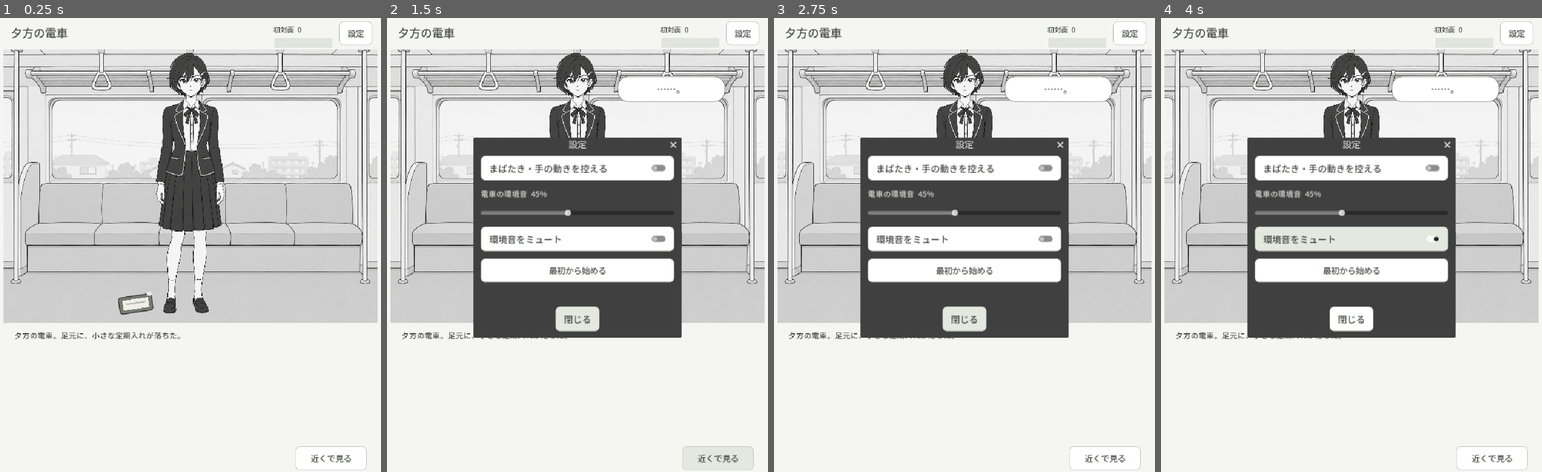
Above: before the commit, frames 1-4 (left to right).
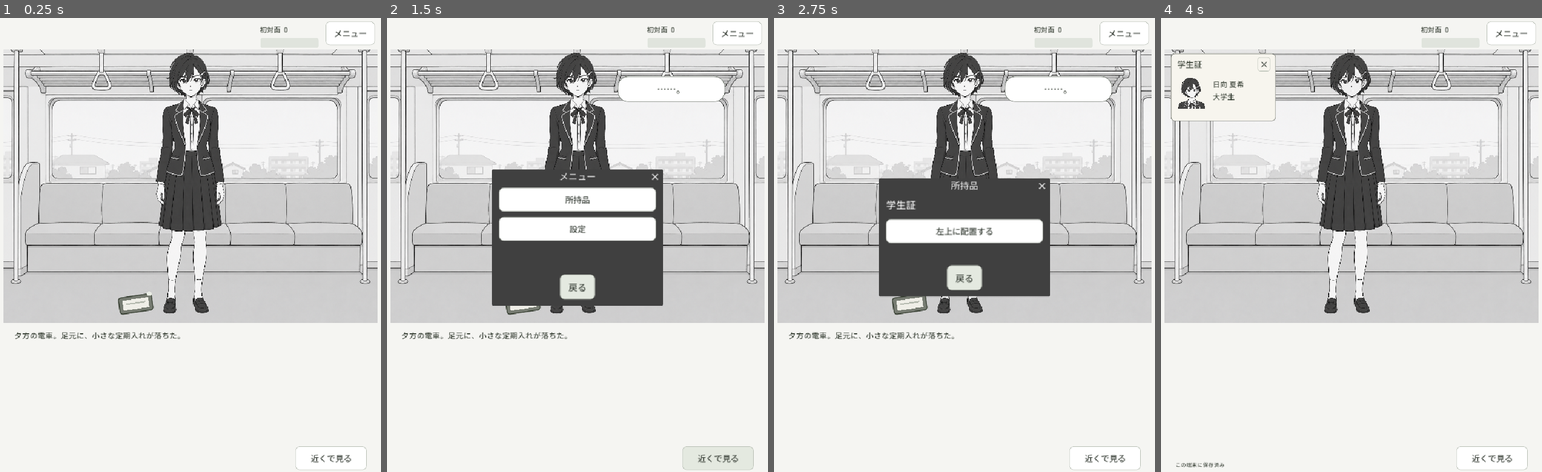
Above: after the commit, the same moments.

Repository: ibushimaru/monochrome-demo
Game: Godot game, scene res://main.tscn
The game is run twice, just before and just after one commit, with the same random seed, the same clock (stepped at 60 frames per second) and the same inputs. Sound files missing from this copy of the repository are replaced by a short silence.
Inputs (mouse positions are in pixels of both pictures, inside the frame that each line leads up to):
- Up to frame 1 (0.25 s): no input
- Up to frame 2 (1.5 s): click "設定" (after the commit: "メニュー") at 0.5 s; click "近くで見る" at 1.25 s
- Up to frame 3 (2.75 s): click (964, 199) at 2 s, where only the run after the commit has a clickable "所持品"
- Up to frame 4 (4 s): click (1351, 231) at 2.75 s, where only the run after the commit has a clickable "左上に配置する"; click (1347, 67) at 3.5 s

The runs differ from the first frame. In frame 1, 0.4% of the frame differs, in the area x 2-99%, y 0-6%; in frame 2, 18%; in frame 3, 17%; in frame 4, 24%, in the area x 2-99%, y 0-99%.

Commit message:
Add menu inventory and pinnable student card

Diff:
--- a/godot-stage1/scripts/main.gd
+++ b/godot-stage1/scripts/main.gd
@@ -29,6 +29,11 @@
 var wallet: Button
 var resume_button: Button
 var reset_dialog: ConfirmationDialog
+var game_menu: AcceptDialog
+var inventory: AcceptDialog
+var student_card: Panel
+var card_toggle: Button
+var card_pinned: bool = false
 var settings: AcceptDialog
 var ending: PanelContainer
 var busy: bool = false
@@ -78,6 +83,7 @@
 	theme.set_color("font_pressed_color","Button",Color("30372f"))
 	var preferences = ConfigFile.new()
 	if preferences.load(SETTINGS_PATH)==OK:
+		card_pinned=bool(preferences.get_value("display","card_pinned",false))
 		reduce_motion=bool(preferences.get_value("display","reduce_motion",false))
 		ambient_volume=clampf(float(preferences.get_value("audio","train_volume",0.45)),0,1)
 		ambient_muted=bool(preferences.get_value("audio","train_muted",false))
@@ -125,6 +131,7 @@
 	add_child(shell)
 	name_label=label("夕方の電車",25)
 	shell.add_child(name_label)
+	name_label.hide()
 	relationship=label("初対面",15)
 	shell.add_child(relationship)
 	meter=ProgressBar.new()
@@ -132,11 +139,11 @@
 	meter.add_theme_stylebox_override("background",box(Color("e0e4dd"),Color.TRANSPARENT,4))
 	meter.add_theme_stylebox_override("fill",box(Color("6b7b63"),Color.TRANSPARENT,4))
 	shell.add_child(meter)
-	var menu=button("設定",func(): settings.popup_centered(Vector2i(mini(440,int(size.x)-24),400)))
+	var menu=button("メニュー",func(): game_menu.popup_centered(Vector2i(360,260)))
 	menu.name="SettingsButton"
 	shell.add_child(menu)
 	resume_button=button("続きから",resume_game)
-	shell.add_child(resume_button)
+
 	stage=Control.new()
 	stage.mouse_filter=Control.MOUSE_FILTER_IGNORE
 	stage.clip_contents=true
@@ -275,9 +282,75 @@
 	settings_box.add_child(button("最初から始める",func(): settings.hide();confirm_restart()))
 	settings.add_child(settings_box)
 	add_child(settings)
-	for dialog_button in [settings.get_ok_button(),reset_dialog.get_ok_button(),reset_dialog.get_cancel_button()]:
+	build_menu()
+	for dialog_button in [game_menu.get_ok_button(),inventory.get_ok_button(),settings.get_ok_button(),reset_dialog.get_ok_button(),reset_dialog.get_cancel_button()]:
 		for color_name in ["font_color","font_hover_color","font_pressed_color","font_focus_color"]:
 			dialog_button.add_theme_color_override(color_name,Color("30372f"))
+
+func build_menu() -> void:
+	game_menu=AcceptDialog.new()
+	game_menu.title="メニュー"
+	game_menu.ok_button_text="戻る"
+	var menu_items=VBoxContainer.new()
+	menu_items.add_theme_constant_override("separation",12)
+	menu_items.add_child(resume_button)
+	menu_items.add_child(button("所持品",func():game_menu.hide();inventory.popup_centered(Vector2i(360,220))))
+	menu_items.add_child(button("設定",func():game_menu.hide();settings.popup_centered(Vector2i(440,400))))
+	game_menu.add_child(menu_items)
+	add_child(game_menu)
+	inventory=AcceptDialog.new()
+	inventory.title="所持品"
+	inventory.ok_button_text="戻る"
+	inventory.confirmed.connect(func():game_menu.popup_centered(Vector2i(360,260)))
+	var items=VBoxContainer.new()
+	items.add_theme_constant_override("separation",16)
+	var item_name=label("学生証",22)
+	item_name.add_theme_color_override("font_color",Color.WHITE)
+	items.add_child(item_name)
+	card_toggle=button("",func():set_card_pinned(not card_pinned);inventory.hide())
+	items.add_child(card_toggle)
+	inventory.add_child(items)
+	add_child(inventory)
+	student_card=Panel.new()
+	student_card.add_theme_stylebox_override("panel",box(Color("f7f5ee"),Color("686c64"),8))
+	student_card.z_index=10
+	shell.add_child(student_card)
+	var title=label("学生証",18)
+	title.position=Vector2(14,10)
+	student_card.add_child(title)
+	var photo=TextureRect.new()
+	photo.texture=atlas(FACES.calm,Rect2(.27,.02,.46,.24))
+	photo.expand_mode=TextureRect.EXPAND_IGNORE_SIZE
+	photo.stretch_mode=TextureRect.STRETCH_KEEP_ASPECT_CENTERED
+	photo.position=Vector2(14,44)
+	photo.size=Vector2(64,86)
+	student_card.add_child(photo)
+	var details=label("日向 夏希\n大学生",16)
+	details.position=Vector2(92,55)
+	student_card.add_child(details)
+	var store_card=button("×",func():set_card_pinned(false))
+	for style_name in ["normal","hover","pressed","focus"]:
+		var compact=box(Color("f7f5ee"),Color("b5bcb1"),5)
+		compact.content_margin_left=3
+		compact.content_margin_right=3
+		compact.content_margin_top=0
+		compact.content_margin_bottom=0
+		store_card.add_theme_stylebox_override(style_name,compact)
+	store_card.custom_minimum_size=Vector2(28,28)
+	store_card.position=Vector2(190,8)
+	store_card.size=Vector2(28,28)
+	store_card.tooltip_text="所持品にしまう"
+	student_card.add_child(store_card)
+	refresh_card()
+
+func refresh_card() -> void:
+	student_card.visible=card_pinned
+	card_toggle.text="左上からしまう" if card_pinned else "左上に配置する"
+
+func set_card_pinned(pinned: bool) -> void:
+	card_pinned=pinned
+	refresh_card()
+	save_preferences()
 
 func layout() -> void:
 	if not is_instance_valid(shell): return
@@ -287,14 +360,13 @@
 	shell.size=Vector2(w,h)
 	name_label.position=Vector2(16,20)
 	name_label.add_theme_font_size_override("font_size",19 if w<500 else 25)
-	relationship.position=Vector2(w-228,20)
-	meter.position=Vector2(w-228,49)
+	relationship.position=Vector2(w-258,20)
+	meter.position=Vector2(w-258,49)
 	meter.size=Vector2(130,6)
-	shell.get_node("SettingsButton").position=Vector2(w-84,14)
-	shell.get_node("SettingsButton").size=Vector2(64,44)
-	resume_button.position=Vector2(24,72)
-	resume_button.size=Vector2(140,48)
-	resume_button.z_index=8
+	shell.get_node("SettingsButton").position=Vector2(w-114,14)
+	shell.get_node("SettingsButton").size=Vector2(104,44)
+	student_card.position=Vector2(14,84)
+	student_card.size=Vector2(230,148)
 	var sh: float = maxf(200,h-402)
 	stage.position=Vector2(0,75)
 	stage.size=Vector2(w,sh)
@@ -361,6 +433,7 @@
 
 func save_preferences() -> void:
 	var preferences=ConfigFile.new()
+	preferences.set_value("display","card_pinned",card_pinned)
 	preferences.set_value("display","reduce_motion",reduce_motion)
 	preferences.set_value("audio","train_volume",ambient_volume)
 	preferences.set_value("audio","train_muted",ambient_muted)
@@ -576,6 +649,7 @@
 	var data=read_save()
 	if state.restore(data):
 		resume_button.hide()
+		game_menu.hide()
 		show_scene(false)
 
 func new_game() -> void:
--- a/godot-stage1/tests/test_ui.gd
+++ b/godot-stage1/tests/test_ui.gd
@@ -6,7 +6,7 @@
 	var saved: Dictionary = {}
 	var preferences_saved: Dictionary = {}
 	func save_preferences() -> void:
-		preferences_saved={"volume":ambient_volume,"muted":ambient_muted,"motion":reduce_motion}
+		preferences_saved={"volume":ambient_volume,"muted":ambient_muted,"motion":reduce_motion,"card_pinned":card_pinned}
 	func save_game() -> void:
 		saves += 1
 		saved = state.snapshot()
@@ -46,6 +46,17 @@
 	game.size=Vector2(960,1000)
 	root.add_child(game)
 	await settle()
+	check(not game.name_label.visible,"Top-left scene description is hidden")
+	var original_pin=game.card_pinned
+	var original_phase=game.state.phase
+	game.set_card_pinned(false)
+	game.card_toggle.pressed.emit()
+	check(game.student_card.visible and game.preferences_saved.card_pinned,"Inventory pins card and saves preference")
+	check(game.student_card.position==Vector2(14,84),"Card sits at top left")
+	game.student_card.get_child(game.student_card.get_child_count()-1).pressed.emit()
+	check(not game.student_card.visible and not game.preferences_saved.card_pinned,"Card can be stored again")
+	check(game.state.phase==original_phase,"Inventory leaves story progress unchanged")
+	game.set_card_pinned(original_pin)
 	check(game.wallet.visible and not game.busy, "Opening allows pass interaction")
 	check(not game.backdrop.is_processing(), "Train background remains static")
 	check(game.ambient_player.stream.loop and is_equal_approx(game.ambient_player.stream.get_length(),48.0), "Recorded train ambience loops a full 48-second stream")
